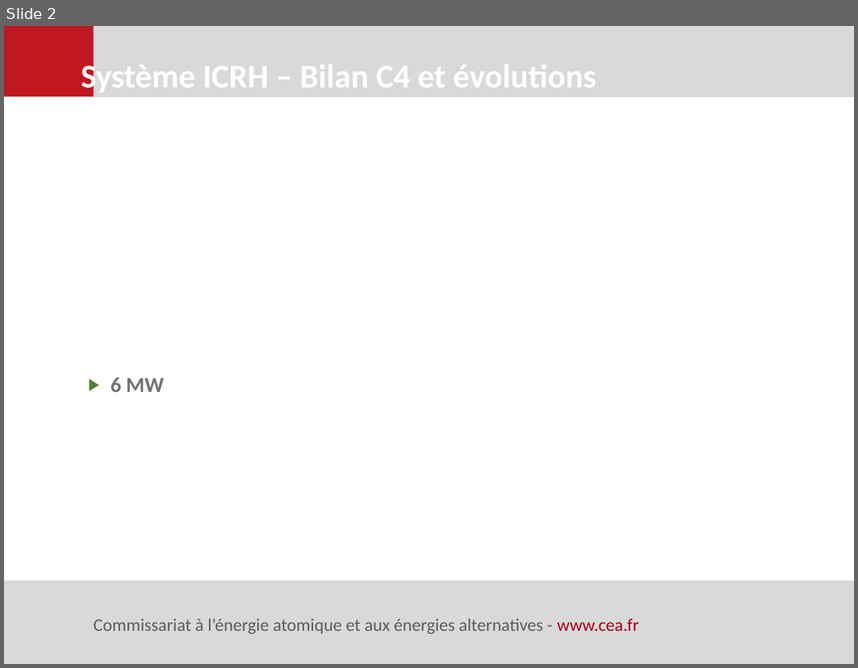
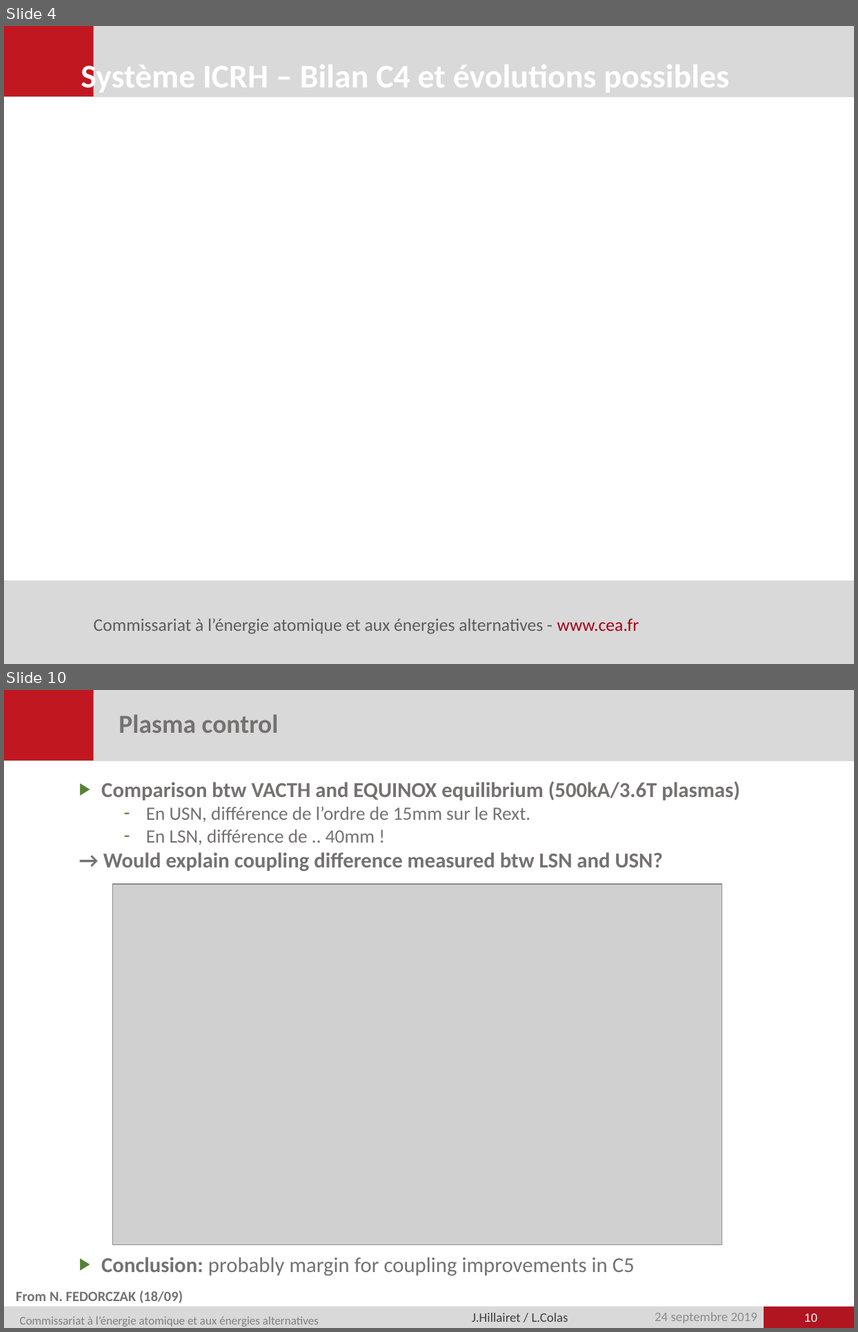
Before and after one commit to jhillairet/WEST_C4, a slide deck: presentations/2019-09-24_Evolutions possibles systeme ICRH de WEST.pptx. Shown one above the other, each under a label of ours: slide 2 before the commit, slides 4 and 10 after it; the slides between them are not shown. The pictures are 858x668 and 858x1332 pixels, drawn with LibreOffice and Linux fonts; fonts in the diff are those of the drawing; grey boxes stand for pictures; background and template pictures are left out. Boxes give left, top, right and bottom in pixels: in the first picture for what was removed or moved away, otherwise in the second. Text is boxed around its words. In the diff, an @@ line names an element or a change of style, - is before the commit and + after.

```diff
--- a/presentations/2019-09-24_Evolutions possibles systeme ICRH de WEST.pptx
+++ b/presentations/2019-09-24_Evolutions possibles systeme ICRH de WEST.pptx
@@ slide 10 added at <box>4,690,854,1328</box>, background #FFFFFF; not listed: 4 template elements that a slide beside it also shows @@
@@ title added at <box>119,714,279,733</box>, 22 pt, text #767171, bold @@
+Plasma control
@@ text added at <box>101,781,740,871</box>, 18 pt, text #767171, bold @@
+▶ Comparison btw VACTH and EQUINOX equilibrium (500kA/3.6T plasmas)
+  – En USN, différence de l’ordre de 15mm sur le Rext.
+  – En LSN, différence de .. 40mm !
+→ Would explain coupling difference measured btw LSN and USN?
@@ picture added at <box>113,884,722,1244</box> @@
@@ text added at <box>101,1256,635,1275</box>, 18 pt, text #767171 @@
+▶ Conclusion: probably margin for coupling improvements in C5
@@ text added at <box>16,1290,183,1303</box>, 12 pt, text #767171, bold @@
+From N. FEDORCZAK (18/09)
@@ text added at <box>20,1316,319,1326</box>, 10 pt, text #808080 @@
+Commissariat à l’énergie atomique et aux énergies alternatives
@@ text added at <box>472,1312,568,1321</box>, 11 pt, text #3F3F3F @@
+J.Hillairet / L.Colas
@@ text added at <box>655,1312,757,1323</box>, 11 pt, text #8C8C8C @@
+24 septembre 2019
@@ page number added at <box>804,1313,818,1321</box>, 10 pt, text #FFFFFF @@
+10
@@ what was slide 2 is now slide 4 @@
@@ slide 4 changed as well @@
@@ text at <box>81,56,729,96</box>: text changed @@
-Système ICRH – Bilan C4 et évolutions
+Système ICRH – Bilan C4 et évolutions possibles
@@ text removed at <box>110,377,164,392</box> @@
-▶ 6 MW
```
Also in this commit, not shown: 1 other slide changed, 20 other slides added, 17 other files.
